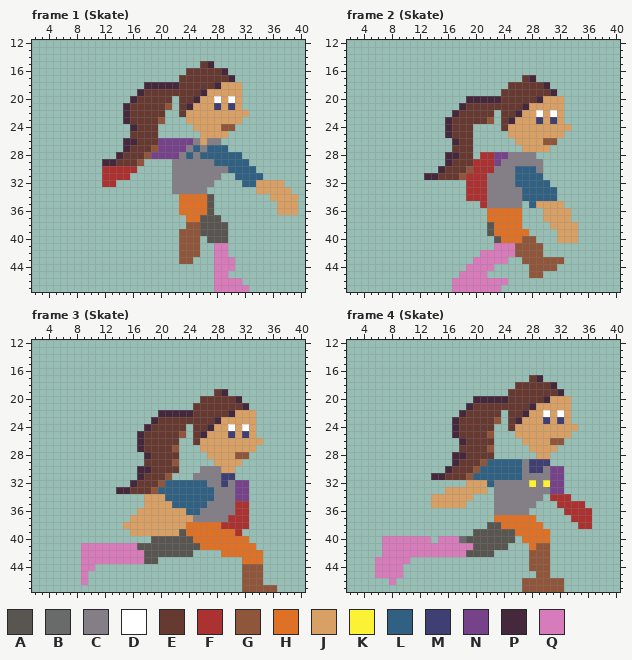
Pixel-art file -- images/WillowAnimations.aseprite. The picture above is the old version.
48x48 pixels, 8 frames. Shown: frame 1 (Skate): x 2..40, y 12..47; frame 2 (Skate): x 2..40, y 12..47; frame 3 (Skate): x 2..40, y 12..47; frame 4 (Skate): x 2..40, y 12..47. The commit also changed other frames, which this record leaves out.
Visible layers, top first: "W Head", "W Front Hand", "W Front Arm", "W Torso", "Torso", "Front Leg", "Front Foot", "Back Leg", "Back Foot", "Back Hand", "Back Arm".
Palette (. is transparent): A #595652  B #696a6a  C #847e87  D #ffffff  E #663931  F #ac3232  G #8f563b  H #df7126  J #d9a066  K #fbf236  L #306082  M #3f3f74  N #76428a  P #45283c  Q #d77bba
Pixels before, frame 1 (Skate), first column x 12:
15 ..............EP............
16 ............EEEEEP..........
17 ...........EEEEEEEP.........
18 ......PPPPPEEEEEPJJJ........
19 .....PEEEEEEEEPJJJJJ........
20 ....PEEEEE.EEPJJDJDJ........
21 ...PEEEEEG.EPJJJMJMJ........
22 ...PEEEEE..EJJJJJJJJJ.......
23 ...PEEEEG...JJJJJJJJ........
24 ....PEEE.....JJJJGG.........
25 ....EEEE......JJJJ..........
26 ...PPEEENNNNNCJCC...........
27 ...PEEEGNNNNCLCLLL..........
28 ..PEEEGNNNNCLCLLLLLL........
29 PPEEEG....CCCCCCLLLLL.......
30 FFFFF.....CCCCCCCCLLLL......
31 FFFF......CCCCCCC..LLLL.....
32 FF........CCCCCC....LLJJJJ..
33 ..........CCCCC.......JJJJJ.
34 ...........HHHHA........JJJJ
35 ...........HHHHA.........JJJ
36 ...........HHHHA.........JJJ
37 ............HHAAA...........
38 ............GGAAAA..........
39 ...........GGGAAAA..........
40 ...........GGG.AAA..........
41 ...........GGG..QQ..........
42 ...........GGG..QQ..........
43 ...........GG...QQQ.........
44 ................QQQ.........
45 ................QQ..........
46 ................QQQQ........
47 ................QQQQQ.......
Pixels before, frame 2 (Skate), first column x 13:
17 ..............EP......
18 ............EEEEEP....
19 ...........EEEEEEEP...
20 ......PPPPPEEEEEPJJJ..
21 .....PEEEEEEEEPJJJJJ..
22 ....PEEEEE.EEPJJDJDJ..
23 ...PEEEEEG.EPJJJMJMJ..
24 ...PEEE....EJJJJJJJJJ.
25 ...PEEE.....JJJJJJJJ..
26 ....PEE......JJJJGG...
27 ....EEE.......JJJJ....
28 ...PPEE.FFNNCCCC......
29 ...PEEEFFFNCCCCCC.....
30 ..PEEEGFFFCCCLLLC.....
31 PPEEEGFFFCCCCLLLL.....
32 ......FFFCCCCLLLLL....
33 ......FFFCCCCCLLLLL...
34 ......FFFCCCCCLLLLL...
35 ........FCCCCC.LJJJJ..
36 .........HHHHH...JJJJ.
37 .........HHHHH...JJJJ.
38 .........AHHHH....JJJJ
39 .........AHHHHH....JJJ
40 ..........AHHHGG...JJJ
41 ..........QQQGGGG.....
42 ........QQQQQGGGG.....
43 .......QQQQQ..GGGGGG..
44 ......QQQQ.....GGGG...
45 .....QQQQ......GG.....
46 ....QQQQQQQQ..........
47 ....QQQQQQQ...........
Pixels before, frame 3 (Skate), first column x 9:
19 ...................EP.......
20 .................EEEEEP.....
21 ................EEEEEEEP....
22 ...........PPPPPEEEEEPJJJ...
23 ..........PEEEEEEEEPJJJJJ...
24 .........PEEEEE.EEPJJDJDJ...
25 ........PEEEEEG.EPJJJMJMJ...
26 ........PEEEEE..EJJJJJJJJJ..
27 ........PEEEEG...JJJJJJJJ...
28 .........PEEEE....JJJJGG....
29 .........EEEEG.....JJJJ.....
30 ........PPEEEE...CCCJJ......
31 ........PEEEG...CCCCMM......
32 .......PEEEGLLLLLLCCMCNN....
33 .....PPEEEGLLLLLLLLCCCNN....
34 .........JJJLLLLLLLCCCNN....
35 .........JJJJLLLLLCCCCFF....
36 ........JJJJJJJLLCCCCCFF....
37 .......JJJJJJJJJCCCCCFFF....
38 ......JJJJJJJJJHHHHHFFFF....
39 .......JJJJJJJAHHHHHHHF.....
40 ..........AAAAAAHHHHHHHH....
41 QQQQQQQQAAAAAAAAAHHHHHHHH...
42 QQQQQQQQQAAAAAAA....HHHHHH..
43 QQQQQQQQQAA............HHH..
44 QQ.....................GGG..
45 Q......................GGG..
46 Q......................GGG..
47 .......................GGGGG
Pixels before, frame 4 (Skate), first column x 6:
17 ......................EP.......
18 ....................EEEEEP.....
19 ...................EEEEEEEP....
20 ..............PPPPPEEEEEPJJJ...
21 .............PEEEEEEEEPJJJJJ...
22 ............PEEEEE.EEPJJDJDJ...
23 ...........PEEEEEG.EPJJJMJMJ...
24 ...........PEEEEE..EJJJJJJJJJ..
25 ...........PEEEEG...JJJJJJJJ...
26 ............PEEEE....JJJJGG....
27 ............EEEEG.....JJJJ.....
28 ...........PPEEEE......JJ......
29 ...........PEEEGLLLLLCMMM......
30 ..........PEEEGLLLLLLCMMCNN....
31 ........PPEEEGLLLLLLLCCCCNN....
32 .............JJJLCCCCCKCKNN....
33 ..........JJJJJJ.CCCCCCCCNN....
34 ........JJJJJJ...CCCCCCC.FFF...
35 ........JJJJJ....CCCCCC...FFFF.
36 .................CCCCC.....FFFF
37 .................HHHHHH.....FFF
38 ................AAHHHHHH.....FF
39 ..............AAAAAAHHHHH......
40 .QQQQQQQ.QQQBAAAAAAA.HHHH......
41 .QQQQQQQQQQQQQAAAAA...HGG......
42 .QQQQQQQQQQQQAAAA.....GGG......
43 QQQQQ.................GGG......
44 QQQQ..................GGG......
45 QQQQ...................GG......
46 ..Q..................GGGGGG....
47 .....................GGGGGG....
Now the later version:
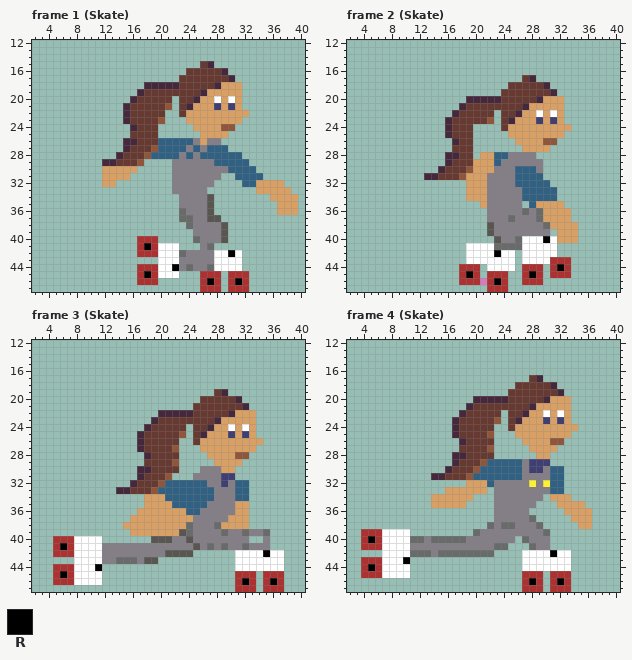
Colours new in this view: R #000000
Commit: finish skate cycle, write basic player movement
The exact change:
layer "Back Arm" now hidden
layer "W Back Arm" added
layer "Back Hand" now hidden
layer "W Back Hand" added
layer "Back Leg" now hidden
layer "W Back Leg" added
layer "Back Foot" now hidden
layer "W Back Foot" now shown
layer "Front Leg" now hidden
layer "W Front Leg" added
layer "Front Foot" now hidden
layer "W Front Foot Copy" now shown
Frame 1 (Skate):
y 26: x 20..24 NNNNN -> LLLLL
y 27: x 20..23 NNNN -> LLLL
y 28: x 19..22 NNNN -> LLLL
y 30: x 12..16 FFFFF -> JJJJJ
y 31: x 12..15 FFFF -> JJJJ
y 32: x 12..13 FF -> JJ
y 34..35: x 23..26 HHHH -> CCCC
y 36: x 23..26 HHHH -> BCCC
y 37: x 23..26 .HHA -> BBCC
y 38: x 24..28 GGAAA -> BCCCC
y 39: x 23..28 GGGAAA -> ..CCCC
y 40: x 17..19 ... -> FFF; x 23..28 GGG.AA -> ..BCCC
y 41: x 17..29 ......GGG..QQ -> FRFDDD...CB..
y 42: x 17..31 ......GGG..QQ.. -> FFFDDDBCCCCDDRD
y 43: x 20..31 ...GG...QQQ. -> DDDCCCCCDDDD
y 44: x 17..31 ...........QQQ. -> FFFDDRCBCCBDDDD
y 45: x 17..22 ...... -> FRFDDD; x 26..32 ..QQ... -> FFF.FFF
y 46: x 17..19 ... -> FFF; x 26..32 ..QQQQ. -> FRF.FRF
y 47: x 26..32 ..QQQQQ -> FFF.FFF
Frame 2 (Skate):
y 28: x 21..24 FFNN -> JJLL
y 29: x 20..23 FFFN -> JJJL
y 30: x 20..22 FFF -> JJJ
y 31..34: x 19..21 FFF -> JJJ
y 35: x 21 F -> J
y 36: x 22..29 HHHHH... -> CCCCCBCB
y 37: x 22..29 HHHHH... -> CCCBCCCB
y 38: x 23..30 HHHH.... -> CCCCCCCB
y 39: x 23..30 HHHHH... -> CCCCCCCC
y 40: x 24..31 HHHGG... -> CCBDDDRD
y 41: x 19..31 ....QQQGGGG.. -> DDDDBBBBDDDDD
y 42: x 19..31 ..QQQQQGGGG.. -> DDDDRDD.DDDDD
y 43: x 19..25 .QQQQQ. -> DDDDDDD; x 27..33 GGGGGG. -> DDDDFFF
y 44: x 18..25 .QQQQ... -> FFF.DDDD; x 27..33 .GGGG.. -> FFF.FRF
y 45: x 18..24 QQQQ... -> FRF.FFF; x 27..29 .GG -> FRF; x 31..33 ... -> FFF
y 46: x 17..20 QQQQ -> .FFF; x 22..24 QQQ -> FRF; x 27..29 ... -> FFF
y 47: x 17..24 QQQQQQQ. -> .....FFF
Frame 3 (Skate):
y 32..34: x 31..32 NN -> LL
y 35..36: x 31..32 FF -> JJ
y 37: x 30..32 FFF -> JJJ
y 38: x 24..32 HHHHHFFFF -> BCCCBJJJJ
y 39: x 24..35 HHHHHHHF.... -> BCCCCBCCBCCB
y 40: x 5..11 ....... -> FFFDDDD; x 22..23 AA -> CC; x 25..32 HHHHHHHH -> CCCCCCCC; x 35 . -> C
y 41: x 5..24 ....QQQQQQQQAAAAAAAA -> FRFDDDDCCCCCCCCCCCCC; x 26..35 HHHHHHHH.. -> CBCBCCBCCC
y 42: x 5..20 ....QQQQQQQQQAAA -> FFFDDDDCCCCCCCCC; x 29..37 HHHHHH... -> ..DDDDRDD
y 43: x 8..17 .QQQQQQQQQ -> DDDDCCBBBC; x 31..37 .HHH... -> DDDDDDD
y 44: x 5..11 ....QQ. -> FFFDDDR; x 31..37 .GGG... -> DDDDDDD
y 45: x 5..11 ....Q.. -> FRFDDDD; x 31..37 .GGG... -> FFF.FFF
y 46: x 5..11 ....Q.. -> FFFDDDD; x 31..37 .GGG... -> FRF.FRF
y 47: x 31..37 .GGGGG. -> FFF.FFF
Frame 4 (Skate):
y 30..33: x 31..32 NN -> LL
y 34: x 31..33 FFF -> JJJ
y 35: x 32..35 FFFF -> JJJJ
y 36: x 33..36 FFFF -> JJJJ
y 37: x 23..28 HHHHHH -> CCCCCB; x 34..36 FFF -> JJJ
y 38: x 22..29 AAHHHHHH -> BCBBCCCB; x 35..36 FF -> JJ
y 39: x 4..10 ....... -> FFFDDDD; x 20..30 AAAAAAHHHHH -> BCCCCCCCCCB
y 40: x 4..17 ...QQQQQQQ.QQQ -> FRFDDDDBBCBBBB; x 19..25 AAAAAAA -> CCCCCCC; x 27..30 HHHH -> BCCC
y 41: x 4..24 ...QQQQQQQQQQQQQAAAAA -> FFFDDDDCCCCCCCCCCCCBB; x 28..30 HGG -> BCC
y 42: x 7..22 QQQQQQQQQQQQAAAA -> DDDDBBBCBBBBBBBB; x 27..33 .GGG... -> DDDDRDD
y 43: x 4..10 ..QQQQQ -> FFFDDDR; x 27..33 .GGG... -> DDDDDDD
y 44: x 4..10 ..QQQQ. -> FRFDDDD; x 27..33 .GGG... -> DDDDDDD
y 45: x 4..10 ..QQQQ. -> FFFDDDD; x 27..33 ..GG... -> FFF.FFF
y 46: x 8 Q -> .; x 27..33 GGGGGG. -> FRF.FRF
y 47: x 27..33 GGGGGG. -> FFF.FFF
Boxes around the changes in both pictures, in picture pixels (x1, y1, x2, y2):
changed: (102, 138, 193, 187)
changed: (137, 194, 249, 292)
changed: (452, 152, 571, 292)
changed: (53, 480, 284, 592)
changed: (361, 466, 592, 592)
